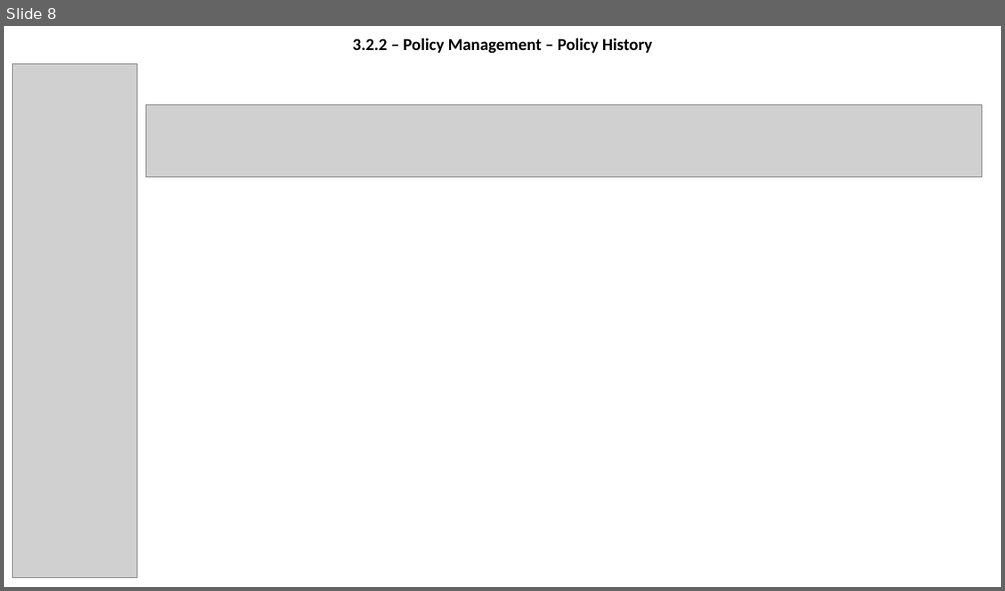
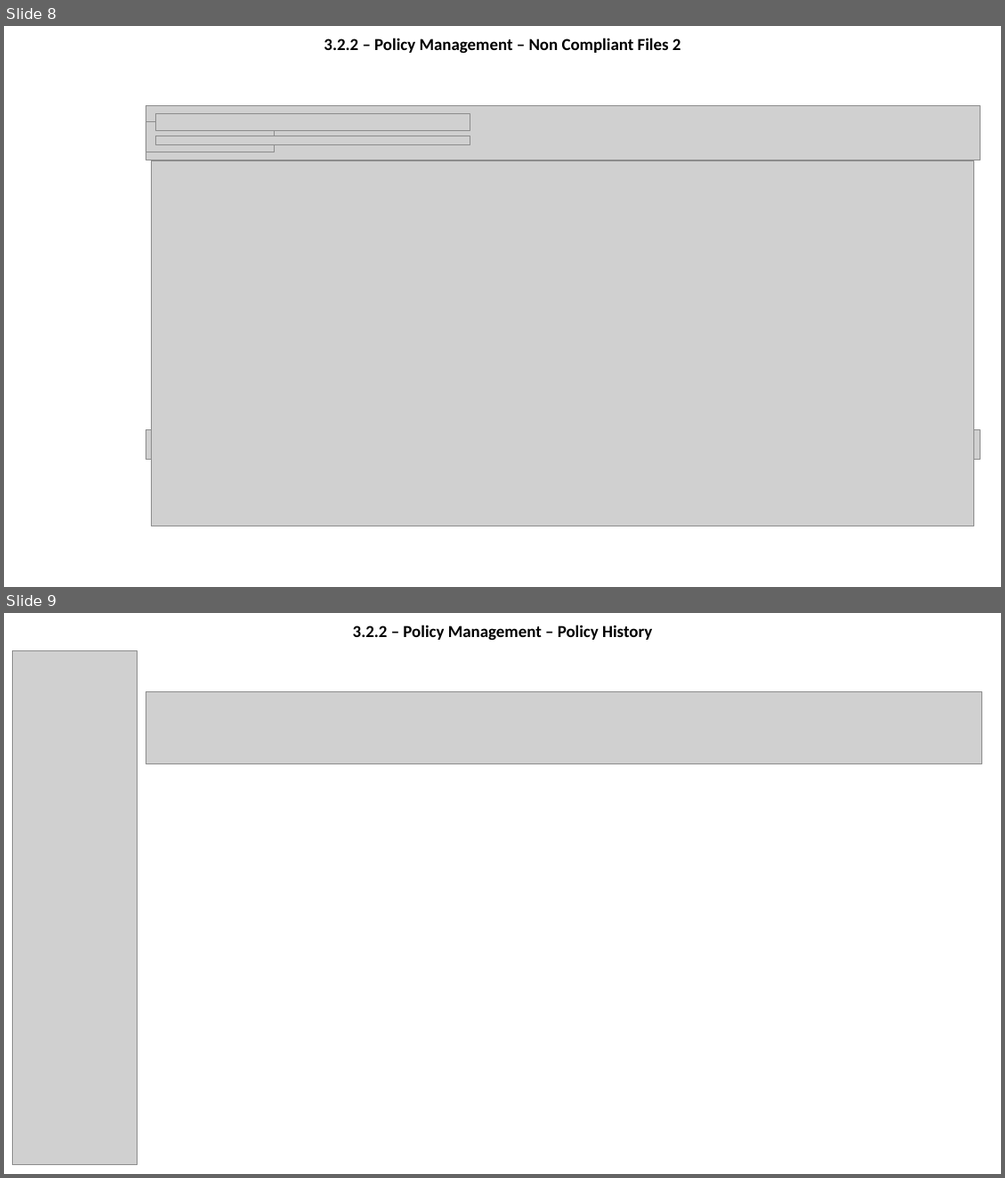
Before and after one commit to olegtaranenko/icap-management-ui-1, a slide deck: design/wireframe.pptx. Shown one above the other, each under a label of ours: slide 8 before the commit, slides 8 and 9 after it. The pictures are 1005x591 and 1005x1178 pixels, drawn with LibreOffice and Linux fonts; fonts in the diff are those of the drawing; grey boxes stand for pictures; background and template pictures are left out. Boxes give left, top, right and bottom in pixels: in the first picture for what was removed or moved away, otherwise in the second. Text is boxed around its words. In the diff, an @@ line names an element or a change of style, - is before the commit and + after.

```diff
--- a/design/wireframe.pptx
+++ b/design/wireframe.pptx
@@ slide 8 added at <box>4,26,1001,587</box>, background picture (left out) @@
@@ title added at <box>324,38,681,54</box>, 16.2 pt, text #000000, bold @@
+3.2.2 – Policy Management – Non Compliant Files 2
@@ picture added at <box>146,105,979,160</box> @@
@@ picture added at <box>146,122,274,151</box> @@
@@ picture added at <box>156,113,470,131</box> @@
@@ picture added at <box>156,136,470,145</box> @@
@@ picture added at <box>152,160,974,526</box> @@
@@ picture added at <box>146,430,979,459</box> @@
@@ what was slide 8 is now slide 9 @@
```
Also in this commit, not shown: 2 slides changed.
